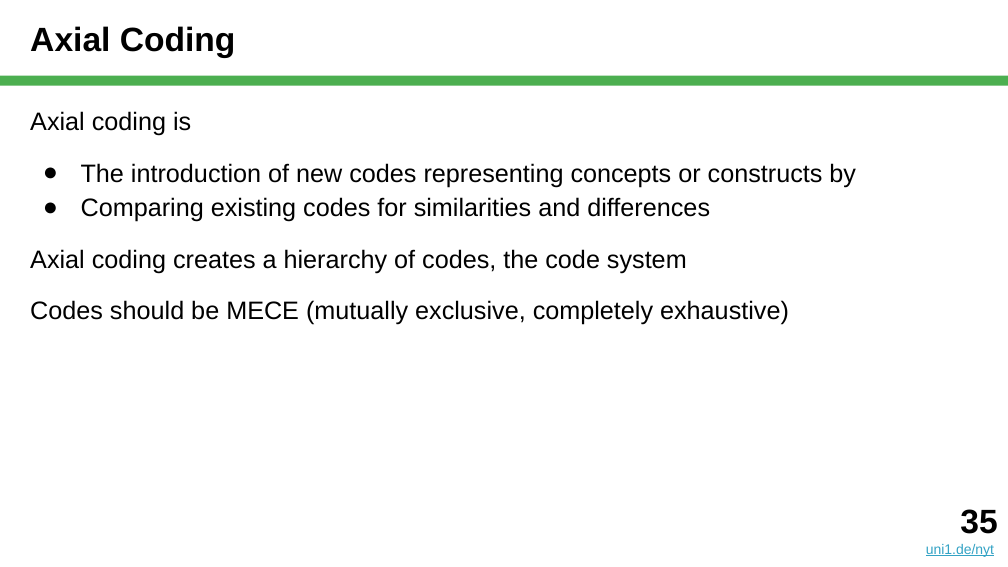
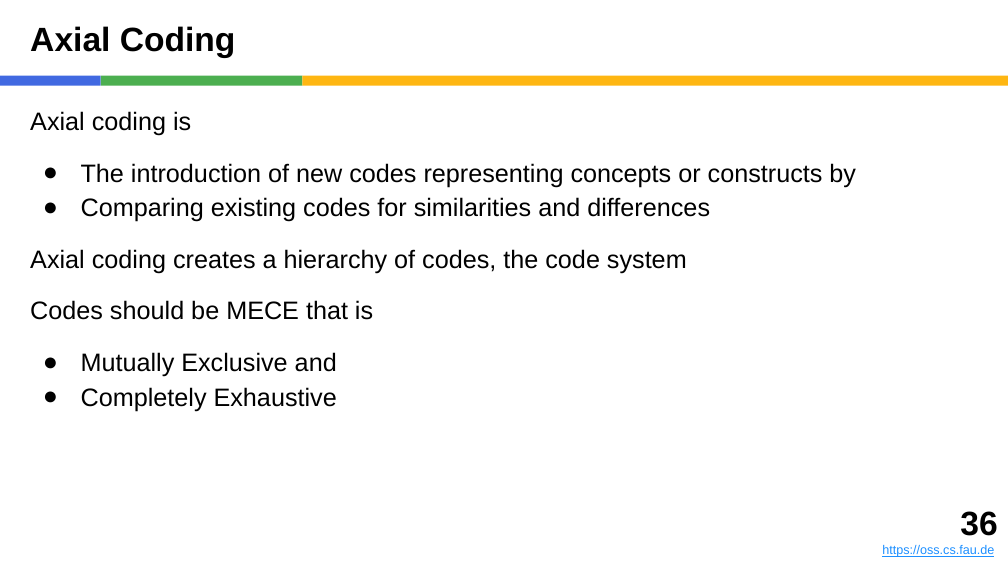
Before and after one commit to dirkriehle/nyt-course, a slide deck: slide 36 of Lecture slides/NYT B03 - Qualitative Data Analysis.pptx (slide 35 before the commit). Drawn at 1008x567 pixels with LibreOffice and Linux fonts; fonts in the diff are those of the drawing. Boxes give left, top, right and bottom in pixels: in the first picture for what was removed or moved away, otherwise in the second. Text is boxed around its words. In the diff, an @@ line names an element or a change of style, - is before the commit and + after.

```diff
--- a/Lecture slides/NYT B03 - Qualitative Data Analysis.pptx
+++ b/Lecture slides/NYT B03 - Qualitative Data Analysis.pptx
@@ rectangle added at [0, 76, 101, 86], fill #4169E1 @@
@@ rectangle added at [101, 76, 302, 86], fill #4CAF50 @@
@@ rectangle: place and size @@
-rectangle at [0, 76, 1008, 86]
+rectangle at [302, 76, 1008, 86]
@@ rectangle at [302, 76, 1008, 86]: fill #4CAF50 to #FEB612 @@
@@ text at [30, 300, 373, 411]: text changed @@
-Codes should be MECE (mutually exclusive, completely exhaustive)
+Codes should be MECE that is
+● Mutually Exclusive and
+● Completely Exhaustive
@@ text removed at [926, 509, 997, 557] @@
-35
-uni1.de/nyt
@@ text added at [882, 511, 997, 557], 9 pt, text #1E90FF, underline @@
+36
+https://oss.cs.fau.de
```
Also in this commit, not shown: 59 other slides changed, 1 slide added, 3 other files.
